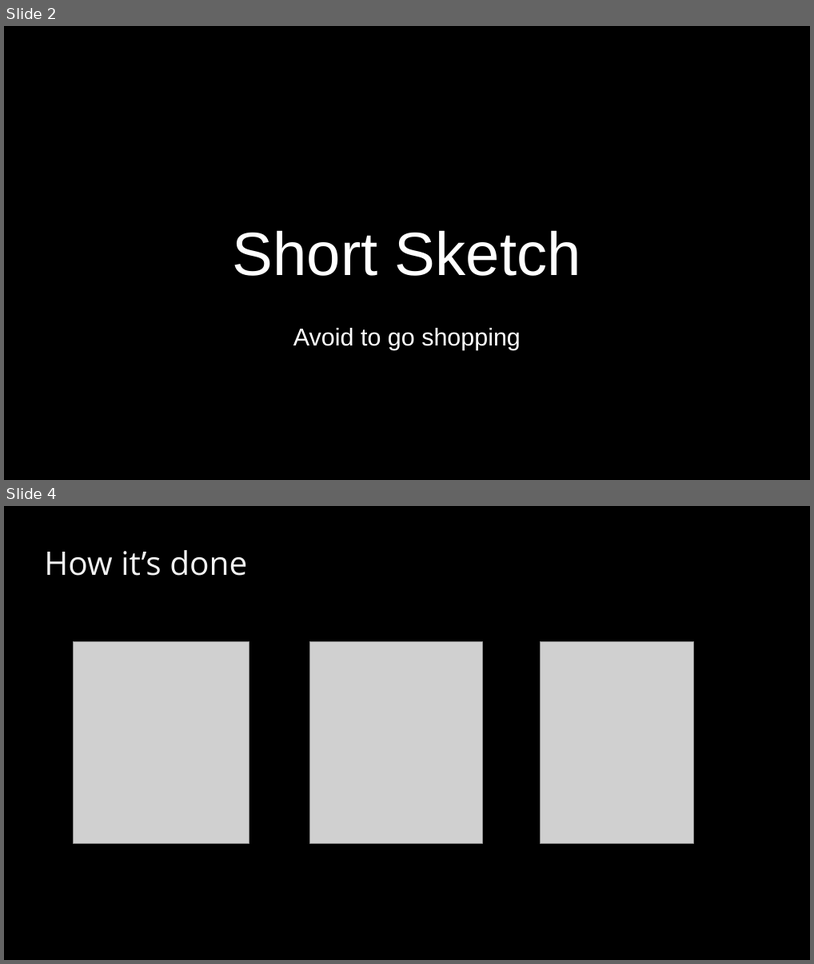
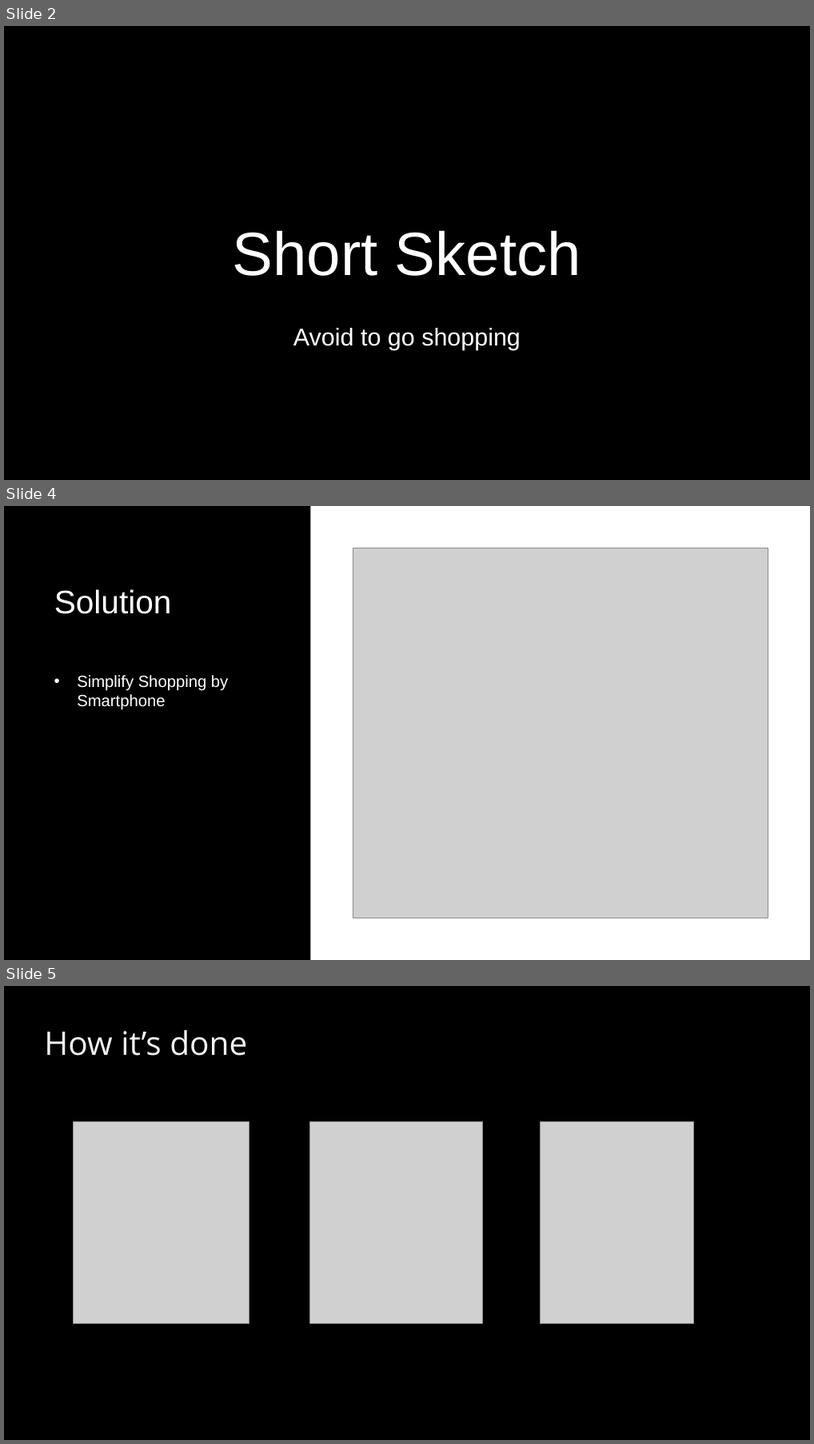
Before and after one commit to BaselHack/2021-team-5, a slide deck: presentation/presentation_v1.pptx. Shown one above the other, each under a label of ours: slides 2 and 4 before the commit, slides 2, 4 and 5 after it; the slides between them are not shown. The pictures are 814x964 and 814x1444 pixels, drawn with LibreOffice and Linux fonts; fonts in the diff are those of the drawing; grey boxes stand for pictures; background and template pictures are left out. Boxes give left, top, right and bottom in pixels: in the first picture for what was removed or moved away, otherwise in the second. Text is boxed around its words. In the diff, an @@ line names an element or a change of style, - is before the commit and + after.

Commit message:
add deployment describtion change someting in presentation, missing picture

```diff
--- a/presentation/presentation_v1.pptx
+++ b/presentation/presentation_v1.pptx
@@ slide 4 added at [4,506,810,960], background #000000 @@
@@ rectangle added at [310,506,810,960], fill #FFFFFF @@
@@ picture added at [353,548,769,917] @@
@@ title added at [54,589,172,614], 32 pt, text #FFFFFF @@
+Solution
@@ text added at [77,675,228,710], 16 pt, text #FFFFFF @@
+• Simplify Shopping by Smartphone
@@ what was slide 4 is now slide 5 @@
```
Also in this commit, not shown: 2 slides changed, 1 other file.
